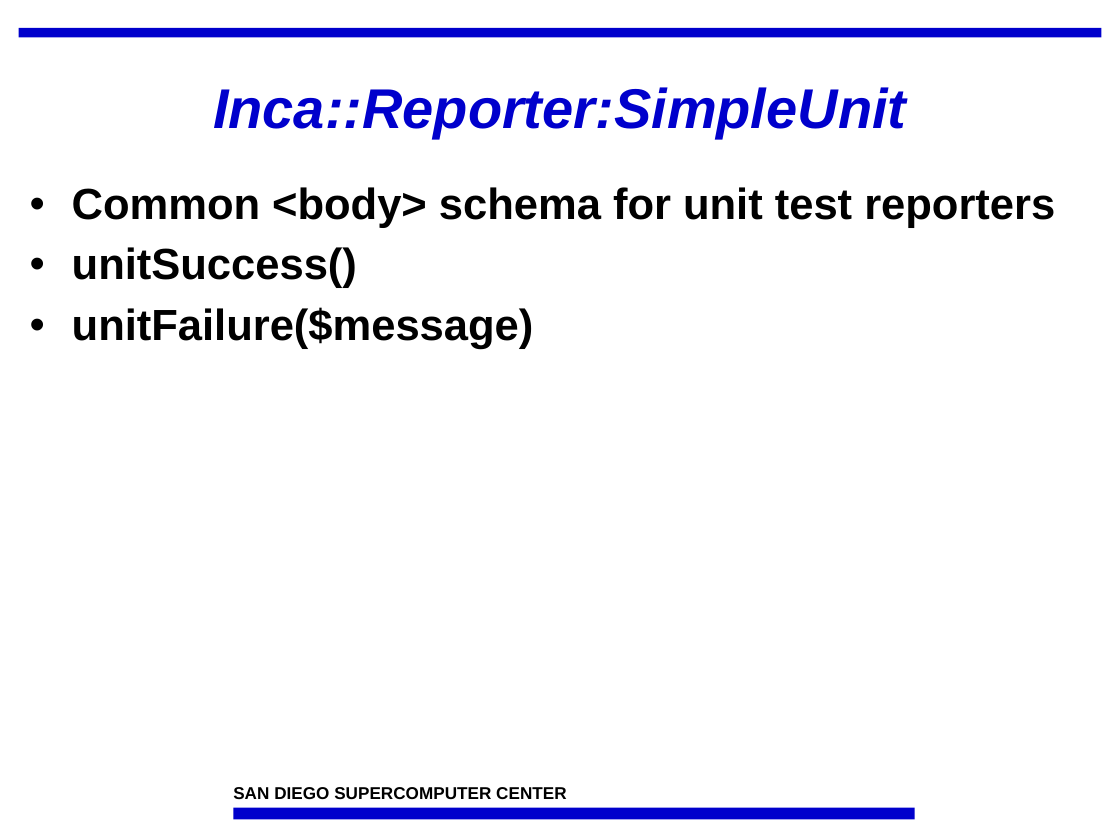
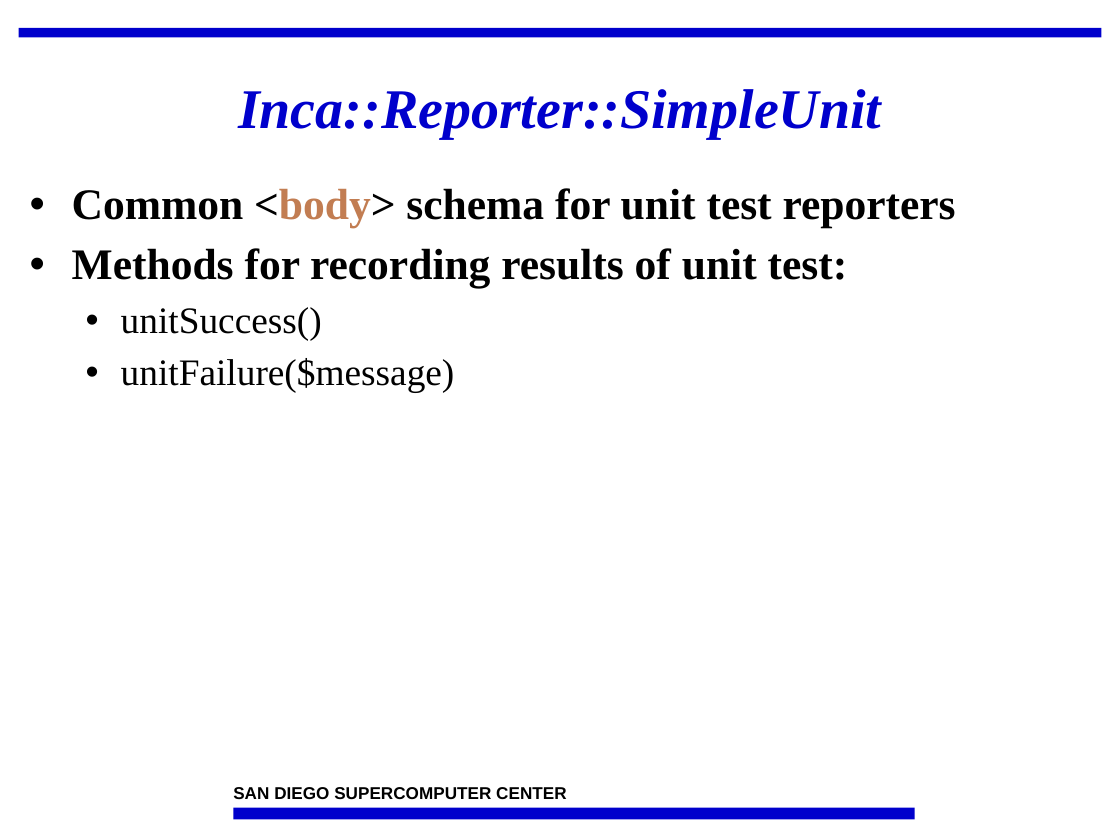
Before and after one commit to IncaProject/inca-xsede, a slide deck: slide 16 of talks/incaReporters.ppt (slide 14 before the commit). Drawn at 1120x840 pixels with LibreOffice and Linux fonts; fonts in the diff are those of the drawing; background and template pictures are left out. Boxes give left, top, right and bottom in pixels: in the first picture for what was removed or moved away, otherwise in the second. Text is boxed around its words. In the diff, an @@ line names an element or a change of style, - is before the commit and + after.

```diff
--- a/talks/incaReporters.ppt
+++ b/talks/incaReporters.ppt
@@ title at (238,89,881,139): text changed; font Arial to Times New Roman @@
-Inca::Reporter:SimpleUnit
+Inca::Reporter::SimpleUnit
@@ text at (72,188,956,392): font Arial to Times New Roman in "Common <body> schema for unit test reporters", "unitSuccess()", "unitFailure($message)"; text colour #000000 to #C27D52 in "<body>"; size 28 to 24 pt, bold off in "unitSuccess()", "unitFailure($message)"; list level 1 to 2 in "unitSuccess()"; list level 1 to 2 in "unitFailure($message)" @@
@@ text at (72,248,848,288): paragraph added @@
+• Methods for recording results of unit test:
```
Also in this commit, not shown: 22 other slides changed, 5 slides added.
